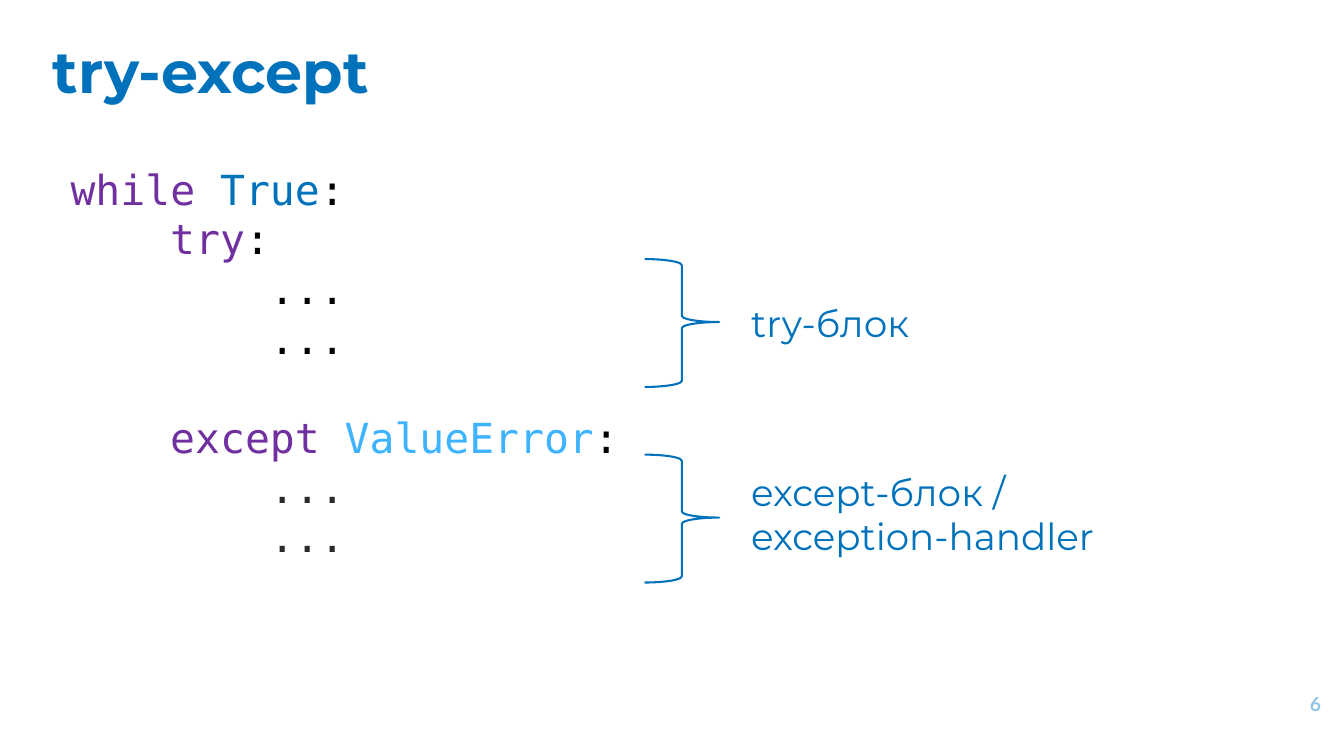
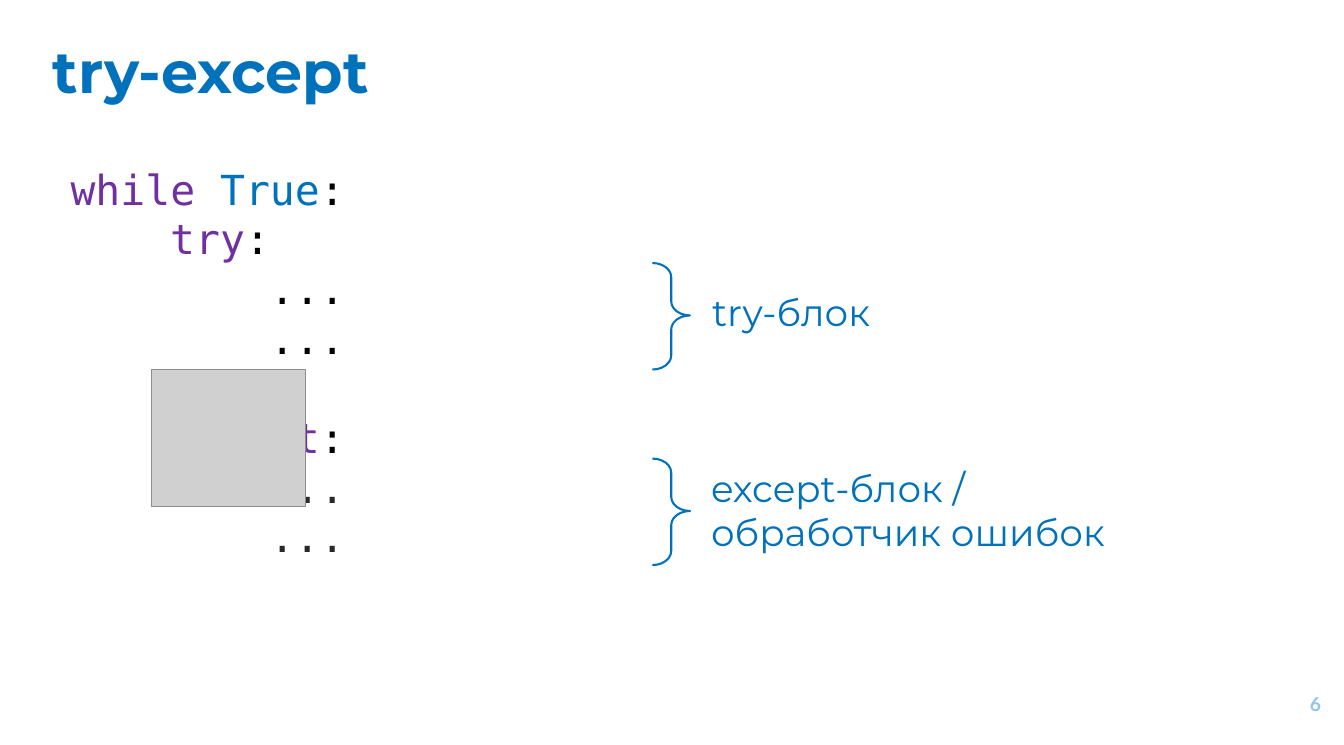
Before and after one commit to EvgrafovMichail/python_mipt_dafe, a slide deck: slide 6 of lessons/sem01/lesson09/exceptions.pptx. Drawn at 1344x745 pixels with LibreOffice and Linux fonts; fonts in the diff are those of the drawing; grey boxes stand for pictures. Boxes give left, top, right and bottom in pixels: in the first picture for what was removed or moved away, otherwise in the second. Text is boxed around its words. In the diff, an @@ line names an element or a change of style, - is before the commit and + after.

```diff
--- a/lessons/sem01/lesson09/exceptions.pptx
+++ b/lessons/sem01/lesson09/exceptions.pptx
@@ right brace at (653, 263, 690, 370): proportions changed @@
@@ right brace: place and size @@
-right brace at (645, 259, 719, 387)
+right brace at (653, 263, 690, 370)
@@ text "try-блок": place and size @@
-text "try-блок" at (751, 309, 909, 345)
+text "try-блок" at (712, 298, 870, 334)
@@ picture added at (152, 370, 305, 507) @@
@@ text at (170, 419, 344, 462): text changed; text colour #3EB3FF to #7030A0 @@
-except ValueError:
+except:
@@ right brace: place and size @@
-right brace at (645, 454, 719, 583)
+right brace at (653, 458, 690, 565)
@@ right brace at (653, 458, 690, 565): proportions changed @@
@@ text "except-блок /": place and size @@
-text "except-блок /" at (751, 478, 1094, 558)
+text "except-блок /" at (711, 474, 1105, 554)
@@ text at (711, 518, 1105, 554): text changed @@
-exception-handler
+обработчик ошибок
```
Also in this commit, not shown: 37 other slides changed, 13 slides added, 6 slides removed.
